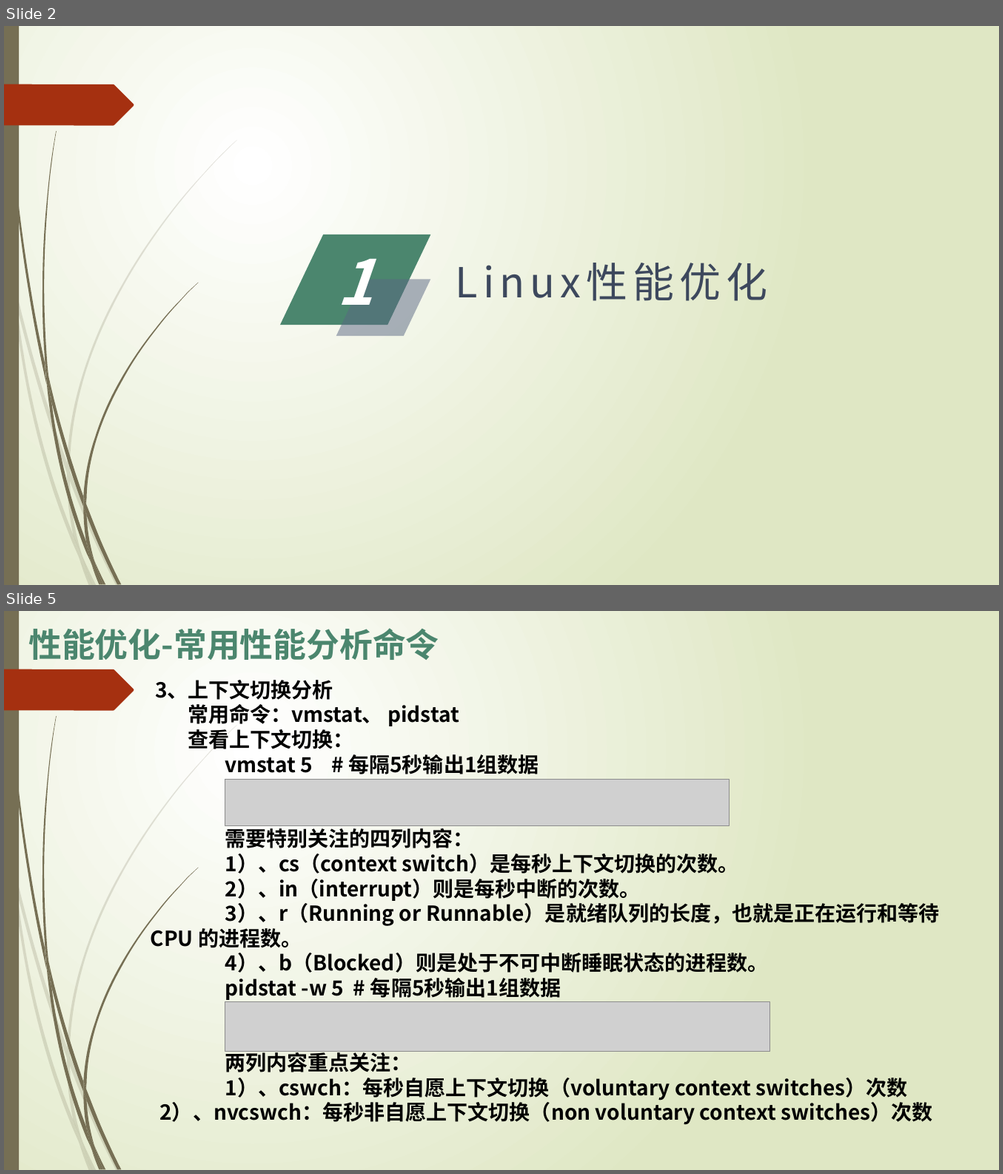
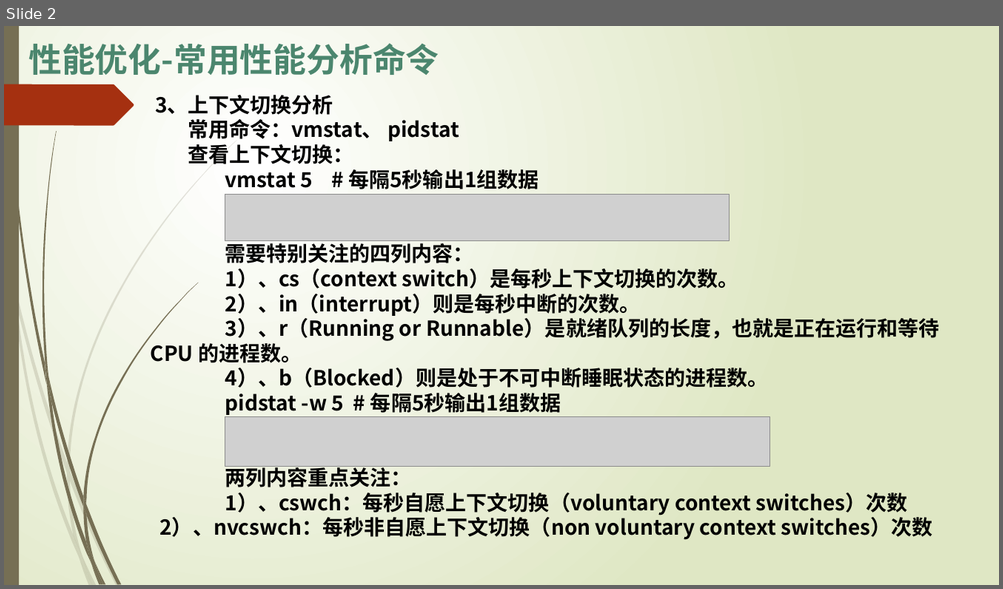
Before and after one commit to ltybjeagle/project-ltydemo, a slide deck: doc/04_性能优化.pptx. Shown one above the other, each under a label of ours: slides 2 and 5 before the commit, slide 2 after it; the slides between them are not shown. The pictures are 1003x1174 and 1003x589 pixels, drawn with LibreOffice and Linux fonts; fonts in the diff are those of the drawing; grey boxes stand for pictures. Boxes give left, top, right and bottom in pixels: in the first picture for what was removed or moved away, otherwise in the second. Text is boxed around its words. In the diff, an @@ line names an element or a change of style, - is before the commit and + after.

```diff
--- a/doc/04_性能优化.pptx
+++ b/doc/04_性能优化.pptx
@@ slide 2 removed at (4, 26, 999, 585), background gradient #FFFFFF to #DFE8C4; not listed: 24 template elements that a slide beside it also shows @@
@@ freeform shape removed at (280, 235, 431, 325) @@
@@ text removed at (337, 258, 374, 305) @@
-1
@@ text removed at (455, 263, 767, 301) @@
-Linux性能优化
@@ freeform shape removed at (336, 280, 431, 336) @@
@@ what was slide 5 is now slide 2 @@
```
Also in this commit, not shown: 2 slides changed, 3 other slides removed, 39 other files.
